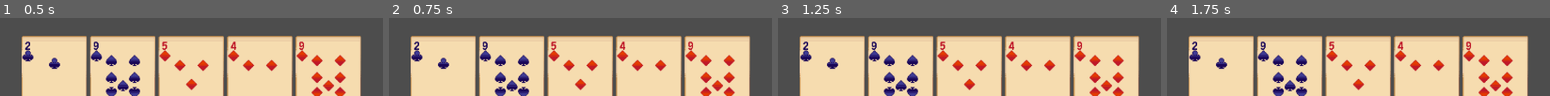
Above: before the commit, frames 1-4 (left to right).
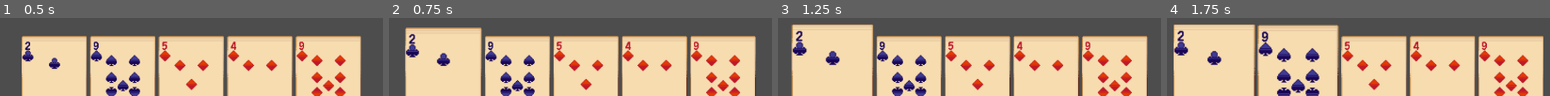
Above: after the commit, the same moments.

Repository: Javachup/Pizza-Jam-July-2024
Game: Godot game, scene res://Scenes/world.tscn
Two runs of this game, one before a commit and one after it. Both use one fixed random seed, a clock stepped at 60 frames per second and the inputs below.
Inputs (mouse positions are in pixels of both pictures, inside the frame that each line leads up to):
- Up to frame 1 (0.5 s): no input
- Up to frame 2 (0.75 s): click (442, 85) at 0.5 s
- Up to frame 3 (1.25 s): no input
- Up to frame 4 (1.75 s): click (1289, 85) at 1.27 s

Frame 1 is identical in both runs. In frame 2, 24% of the frame differs, in the area x 4-96%, y 12-100%; in frame 3, 28%; in frame 4, 35%, in the area x 1-99%, y 8-100%.

Commit message:
adds size changing on toggle

Diff:
--- a/Scripts/card_ui.gd
+++ b/Scripts/card_ui.gd
@@ -2,9 +2,14 @@
 class_name UICard
 
 const TEXTURE_PATH = "res://Art/Playing Cards/"
+const SIZE_INCREASE = 50.0
+const SIZE_LERP_SPEED = 0.1
 
 var suit:Card.Suit = Card.Suit.BACK
 var rank:int # 0=Ace, 12=King
+
+var original_size:int
+var target_size:float
 
 func set_card(suit:Card.Suit, rank:int):
 	self.suit = suit
@@ -19,5 +24,15 @@
 	texture_hover = texture
 	texture_pressed = texture
 
+func _ready():
+	original_size = custom_minimum_size.x
+	target_size = original_size
+
 func _on_toggled(toggled_on):
-	pass # Replace with function body.
+	if toggled_on:
+		target_size = original_size + SIZE_INCREASE
+	else:
+		target_size = original_size
+
+func _process(_delta):
+	custom_minimum_size.x = lerp(custom_minimum_size.x, target_size, SIZE_LERP_SPEED)
